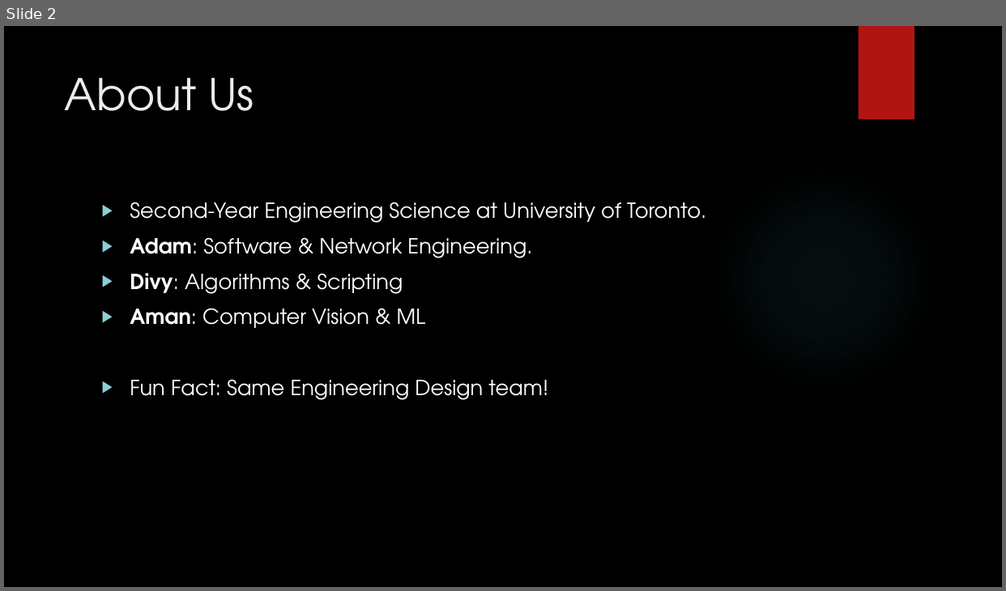
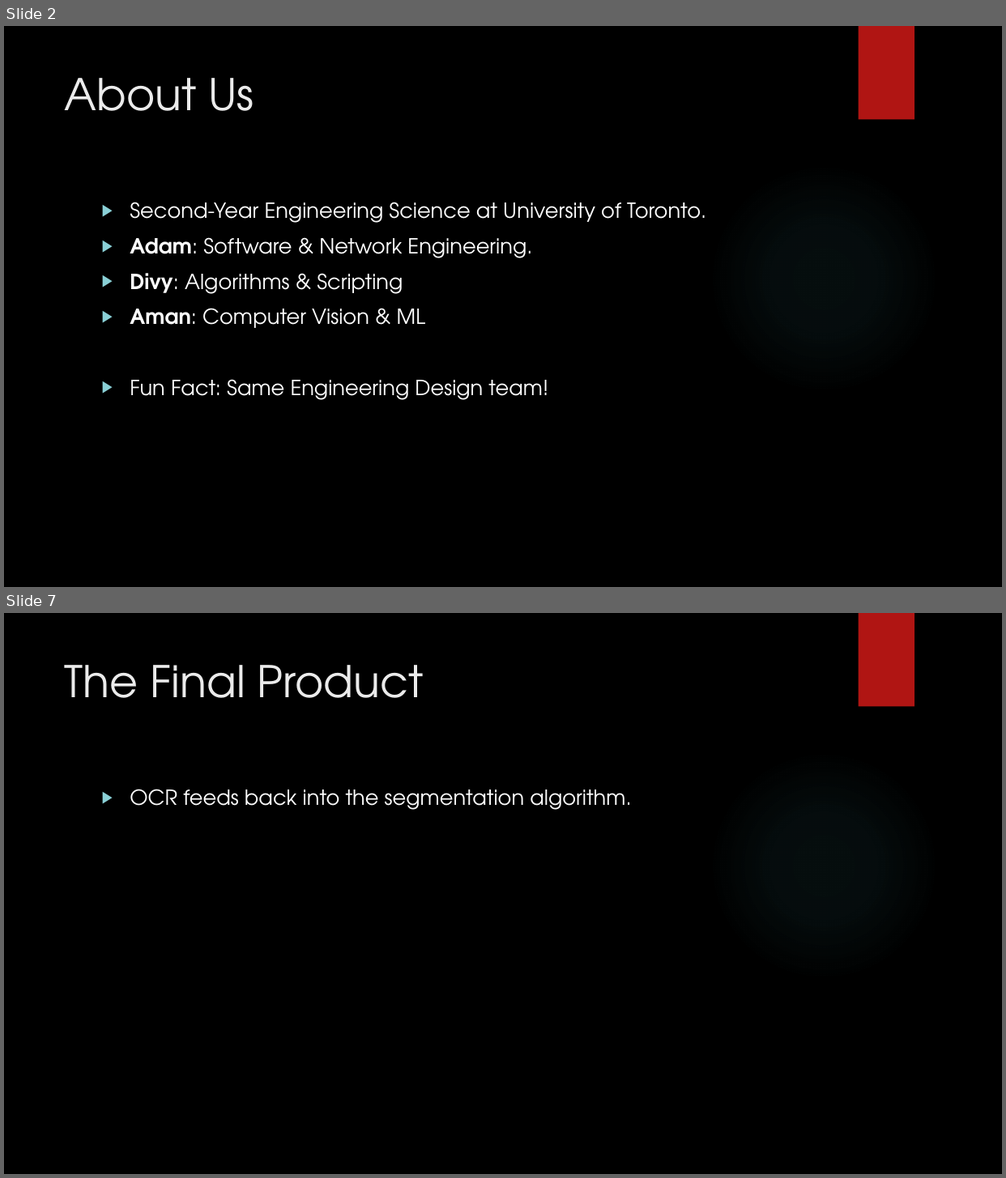
Before and after one commit to amanb2000/Paciscor, a slide deck: docs/Daisy_Presentation.pptx. Shown one above the other, each under a label of ours: slide 2 before the commit, slides 2 and 7 after it; the slides between them are not shown. The pictures are 1006x591 and 1006x1178 pixels, drawn with LibreOffice and Linux fonts; fonts in the diff are those of the drawing; background and template pictures are left out. Boxes give left, top, right and bottom in pixels: in the first picture for what was removed or moved away, otherwise in the second. Text is boxed around its words. In the diff, an @@ line names an element or a change of style, - is before the commit and + after.

```diff
--- a/docs/Daisy_Presentation.pptx
+++ b/docs/Daisy_Presentation.pptx
@@ slide 7 added at [4, 613, 1002, 1174], background picture (left out); not listed: 2 template elements that a slide beside it also shows @@
@@ title added at [65, 665, 424, 698], 42 pt, text #EBEBEB @@
+The Final Product
@@ text added at [130, 789, 631, 810], 20 pt, text #FFFFFF @@
+▶ OCR feeds back into the segmentation algorithm.
```
Also in this commit, not shown: 4 other slides added.
